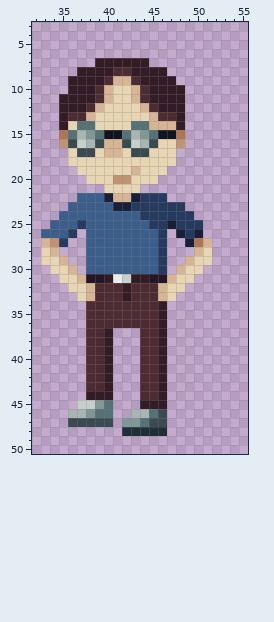
File history of a pixel-art file, graphics/professor.aseprite. The picture above was drawn from the file before the commit.
32x64 pixels, 1 frame. Colours within 5 levels of each other are drawn and written as one. Shown: x 32..55, y 3..50. The old version is drawn lined up with the new one, on the new canvas.
The result:
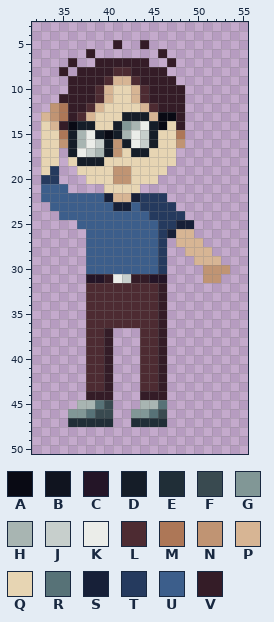
Palette (. is transparent): A #090a14  B #10141f  C #241527  D #151d28  E #202e37  F #394a50  G #819796  H #a8b5b2  J #c7cfcc  K #ebede9  L #4d2b32  M #ad7757  N #c09473  P #d7b594  Q #e7d5b3  R #577277  S #172038  T #253a5e  U #3c5e8b  V #341c27
The commit says: Add hit(professor) graphic
The exact change:
canvas 32x64 -> 64x64, the old top-left corner now at 26,3 (the part of the old canvas that was cut away was empty and is not shown)
y 5: x 41 . -> V; x 44 . -> V
y 6: x 38 . -> V; x 46 . -> V
y 7: x 36 . -> V; x 47 . -> V
y 8: x 35 . -> V
y 12: x 34..35 .V -> NM
y 13: x 33..36 ..VL -> PNMV; x 42..44 QQQ -> DDD; x 46..47 LL -> AA
y 14: x 33..34 .. -> QP; x 36..38 QRR -> ADD; x 41..47 QQRRPPP -> DGHKDAQ
y 15: x 33..34 .. -> QQ; x 36 R -> D; x 38..47 GRBBRHGRBB -> KDADHKJDQQ
y 16: x 33..34 .. -> QQ; x 36..45 FJHFPPFJHF -> DHKJDNDKJD
y 17: x 33..34 .. -> QQ; x 36..41 QFFQPP -> DKJHDN; x 43..44 FF -> DD
y 18: x 33..34 .. -> QQ; x 37..39 QQQ -> DDD
y 19: x 33..34 .. -> QT; x 41..43 QQP -> NNQ
y 20: x 33..34 .. -> TT
y 21: x 33..35 ... -> UUU
y 22: x 33..36 .... -> UUUU
y 23: x 34..35 .. -> UU; x 43 T -> U; x 48 T -> .
y 24: x 44 T -> U; x 49 T -> .
y 25: x 34..37 UUUT -> ...U; x 45 T -> U; x 47..50 STTT -> TSS.
y 26: x 33..36 UUUT -> ....; x 47..50 .STS -> SPP.
y 27: x 33..35 PNT -> ...; x 48..51 .SMP -> PPP.
y 28: x 33..34 QP -> ..; x 49 . -> P; x 51 Q -> P
y 29: x 33..35 QQP -> ...; x 49..52 PQQ. -> .PPP
y 30: x 34..36 QQP -> ...; x 48..53 PQQ... -> ...NNN
y 31: x 35..37 QQP -> ...; x 47..49 PQQ -> ...; x 51..52 .. -> NN
y 32: x 36..38 QQP -> ..L; x 42 V -> L; x 46..48 PQQ -> V..
y 33: x 37..38 QP -> .L; x 42 V -> L; x 46..47 PQ -> V.
y 44: x 44..45 LL -> VV
y 45: x 37..40 JJGR -> HHRF; x 44..46 VVV -> HHR
y 46: x 36..40 HHGRR -> GGRFF; x 43..44 HH -> GG
y 47: x 36..40 FFFFF -> EEEEE; x 42..46 GGRFF -> .EEEE
y 48: x 42..46 EEEEE -> .....
